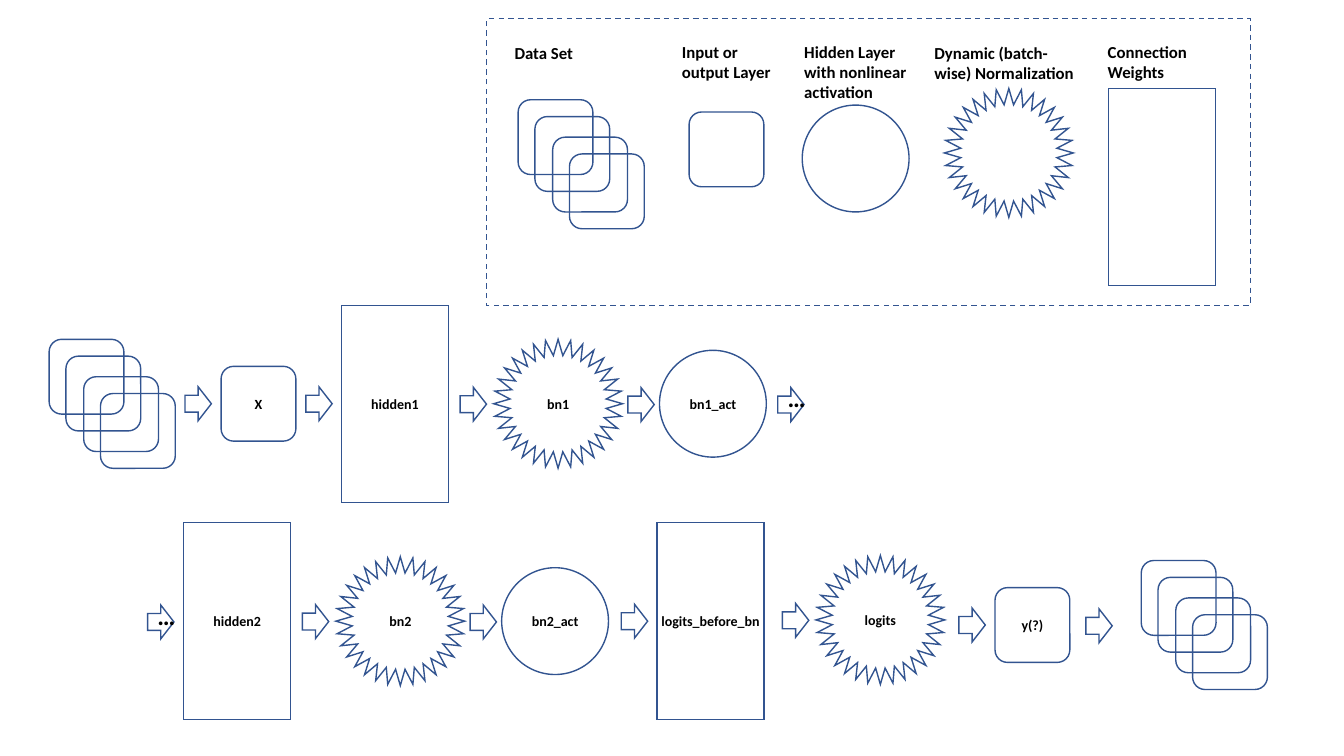
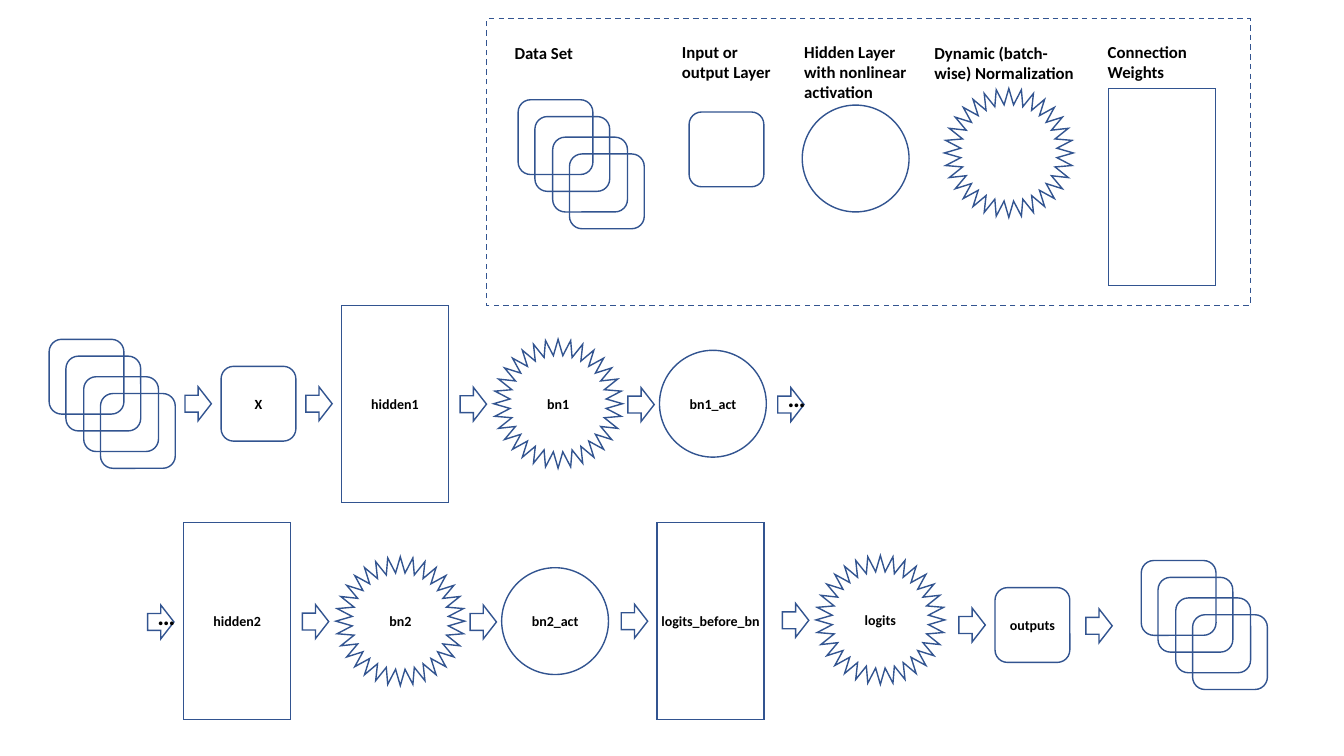
Before and after one commit to BStudent/ageron-handson-ml, a slide deck: slide 5 of 11_notes.pptx. Drawn at 1344x756 pixels with LibreOffice and Linux fonts; fonts in the diff are those of the drawing. Boxes give left, top, right and bottom in pixels: in the first picture for what was removed or moved away, otherwise in the second. Text is boxed around its words. In the diff, an @@ line names an element or a change of style, - is before the commit and + after.

```diff
--- a/11_notes.pptx
+++ b/11_notes.pptx
@@ text in rounded rectangle at (1010, 621, 1055, 633): text changed @@
-y(?)
+outputs
```
Also in this commit, not shown: 2 other files.
